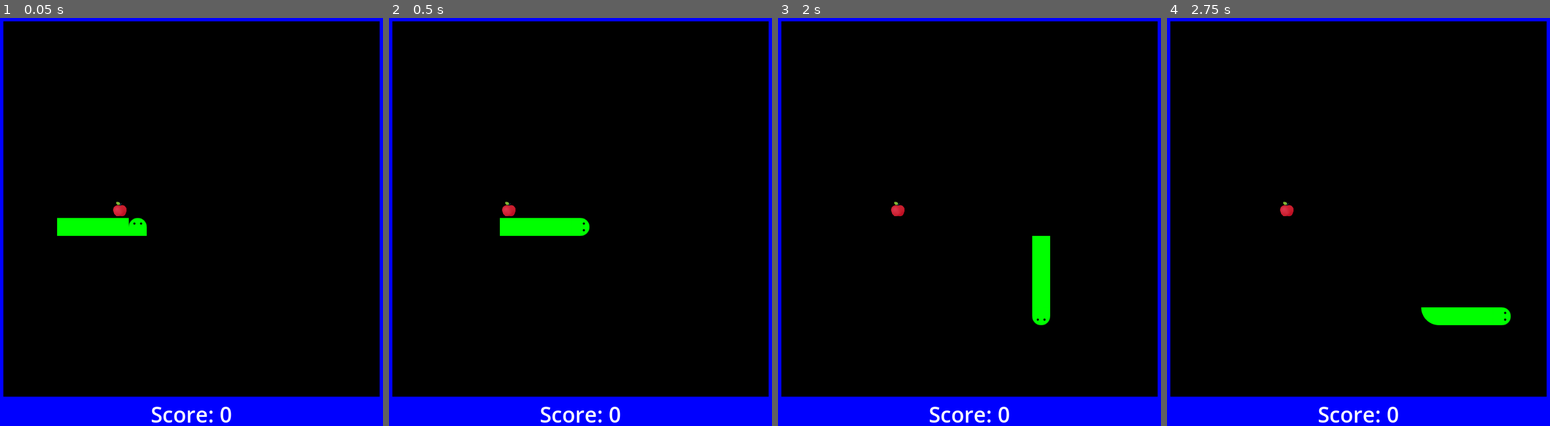
Above: before the commit, frames 1-4 (left to right).
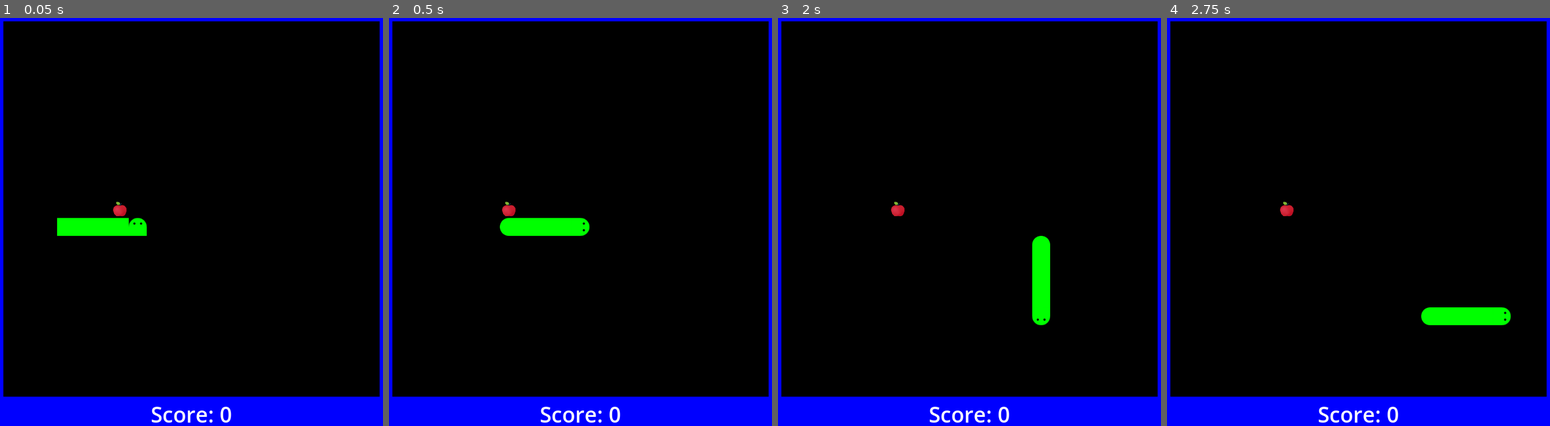
Above: after the commit, the same moments.

Repository: jedim101/snake
Game: Godot game, scene res://scenes/main.tscn
Two runs of this game, one before a commit and one after it. Both use one fixed random seed, a clock stepped at 60 frames per second and the inputs below.
Inputs:
- Up to frame 1 (0.05 s): no input
- Up to frame 2 (0.5 s): no input
- Up to frame 3 (2 s): hold Right (move_right) 0.53-1.28 s; hold Down (move_down) from 1.28 s (still down)
- Up to frame 4 (2.75 s): release Down (move_down) at 2.03 s; hold Right (move_right) from 2.03 s (still down)

Frame 1 is identical in both runs. In frame 2, less than 0.1% of the frame differs, in the area x 28-32%, y 48-54%; in frame 3, less than 0.1%; in frame 4, less than 0.1%, in the area x 66-71%, y 70-76%.

Commit message:
rounded tai

Diff:
--- a/scenes/main.gd
+++ b/scenes/main.gd
@@ -105,6 +105,15 @@
 	else:
 		snake.pop_at(1).queue_free()
 
+		# tail texture
+		var end_segment = snake[1]
+
+		var tail_direction = (end_segment.position - snake[2].position)/40
+
+		end_segment.rotation_degrees = tail_direction.x * 90 + tail_direction.y * 90 + abs(tail_direction.y) * 90
+		end_segment.set_texture(preload("res://assests/Tail.png"))
+
+
 	update_score()
 	$Timer.start()
 
Binary file added: assests/Tail.png
Not shown, added: assests/Tail.png.import
